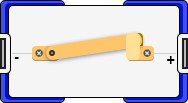
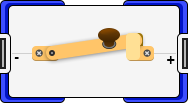
Comparing the layer stacks of the two w=188, h=103 images. Changes:
added group "ручка" with 4 layers above "Эллипс 3" over (98, 28, 120, 49)
added layer "Эллипс 3" (1st of 4, in "ручка") in group "ручка" over (100, 29, 118, 35)
added layer "Эллипс 3" (2nd of 4, in "ручка") in group "ручка" over (98, 28, 120, 42)
added layer "Фигура 3" (1st of 3, in "ручка") in group "ручка" over (102, 37, 117, 47)
added layer "Эллипс 3" (3rd of 4, in "ручка") in group "ручка" over (102, 39, 117, 49)
